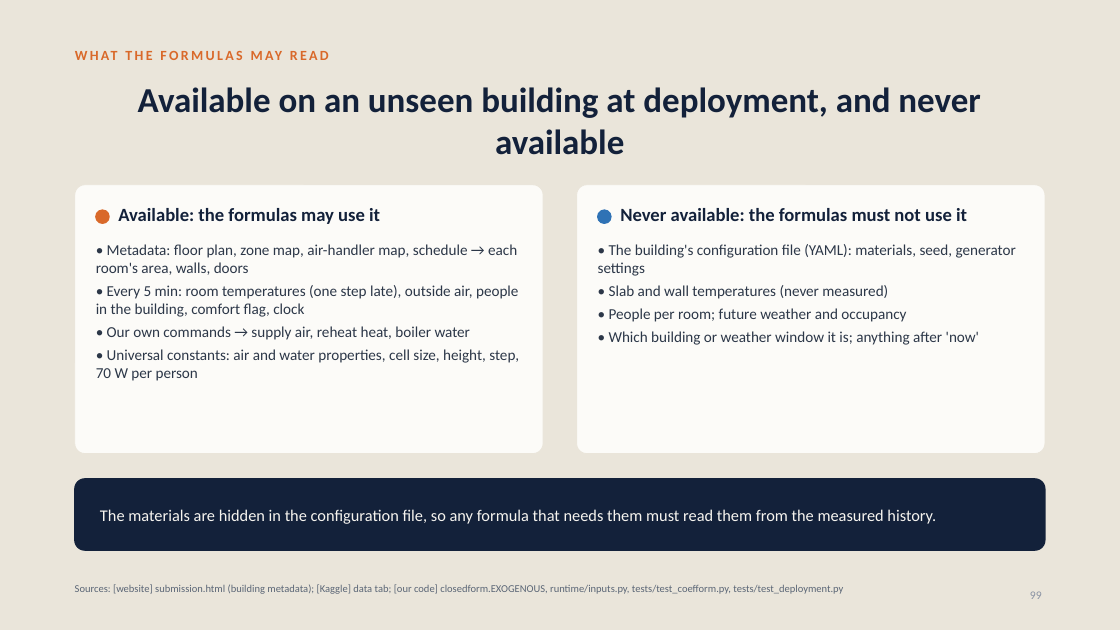
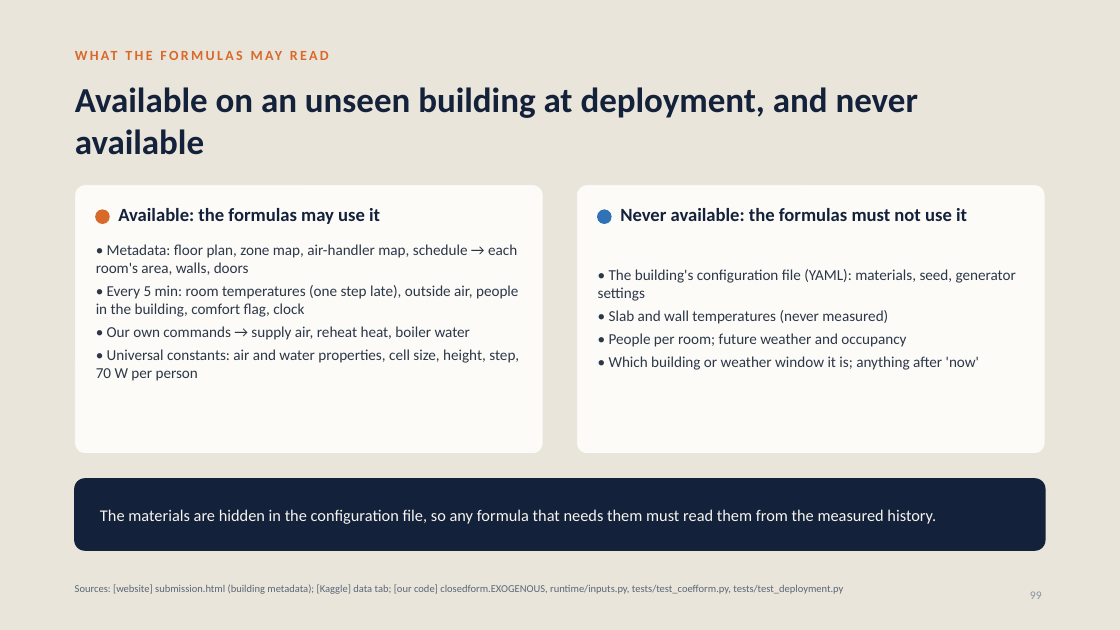
Before and after one commit to srivathsanb14/working-code, a slide deck: slide 99 of docs/One_Controller_for_Every_Building_meeting.pptx. Drawn at 1120x630 pixels with LibreOffice and Linux fonts; fonts in the diff are those of the drawing. Boxes give left, top, right and bottom in pixels: in the first picture for what was removed or moved away, otherwise in the second. Text is boxed around its words. In the diff, an @@ line names an element or a change of style, - is before the commit and + after.

```diff
--- a/docs/One_Controller_for_Every_Building_meeting.pptx
+++ b/docs/One_Controller_for_Every_Building_meeting.pptx
@@ title "Available on an unseen building ..." at [75,87,918,155]: alignment centre to left @@
@@ text "• The building's configuration file ...": place and size @@
-text "• The building's configuration file ..." at [598,244,1016,345]
+text "• The building's configuration file ..." at [598,269,1016,370]
```
Also in this commit, not shown: 153 other slides changed, 4 other files.
